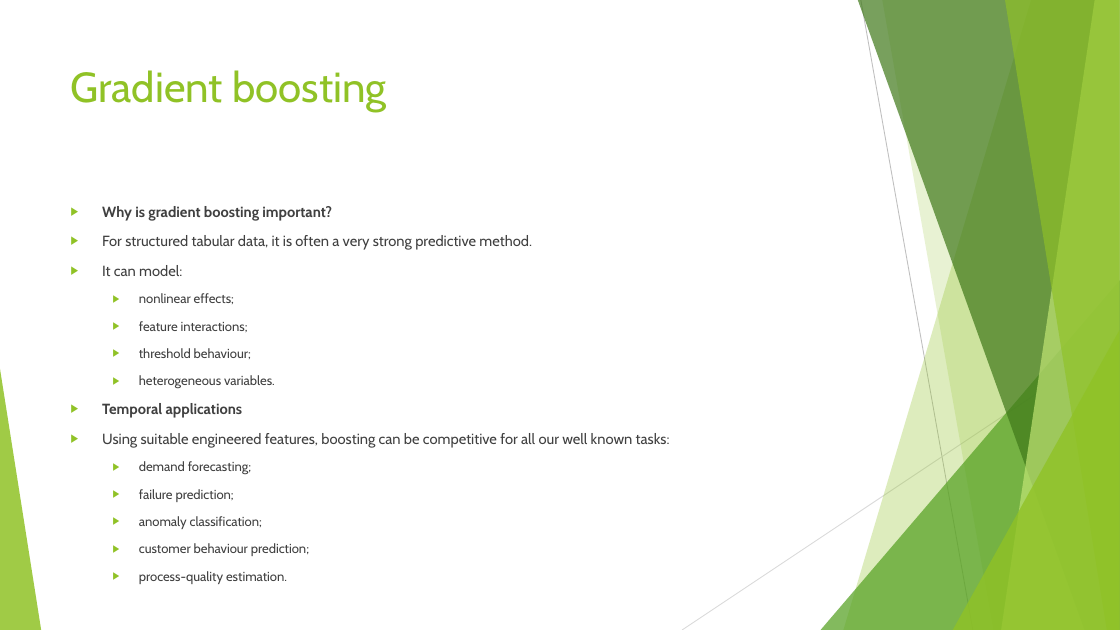
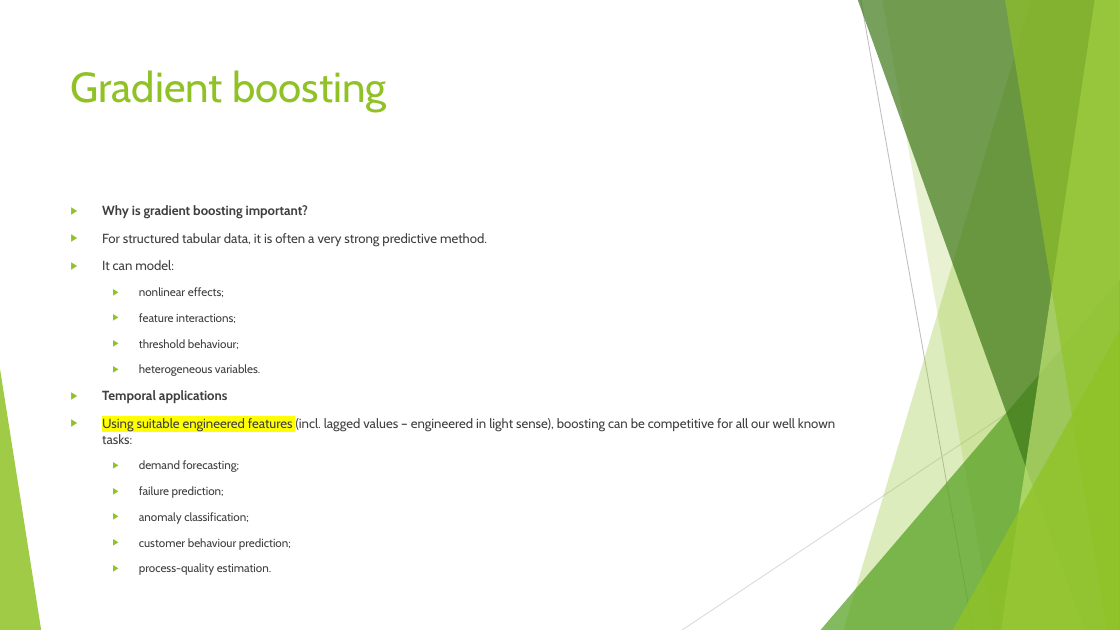
Before and after one commit to FranzGH/timeseries, a slide deck: slide 115 of Slides/03 Traditional Baselines and Feature-Based Machine Learning.pptx. Drawn at 1120x630 pixels with LibreOffice and Linux fonts; fonts in the diff are those of the drawing. Boxes give left, top, right and bottom in pixels: in the first picture for what was removed or moved away, otherwise in the second. Text is boxed around its words. In the diff, an @@ line names an element or a change of style, - is before the commit and + after.

```diff
--- a/Slides/03 Traditional Baselines and Feature-Based Machine Learning.pptx
+++ b/Slides/03 Traditional Baselines and Feature-Based Machine Learning.pptx
@@ text at (102, 205, 487, 550): size 12.6 to 11.2 pt in "Why is gradient boosting important?", "For structured tabular data, it is often ...", "It can model:", "Temporal applications"; size 11.2 to 10 pt in "nonlinear effects;", "feature interactions;", "threshold behaviour;", "heterogeneous variables." and 5 more places @@
@@ text at (102, 418, 835, 444): text changed; size 12.6 to 11.2 pt @@
-▶ Using suitable engineered features, boosting can be competitive for all our well known tasks:
+▶ Using suitable engineered features (incl. lagged values – engineered in light sense), boosting can be competitive for all our well known tasks:
```
Also in this commit, not shown: 53 other slides changed.
